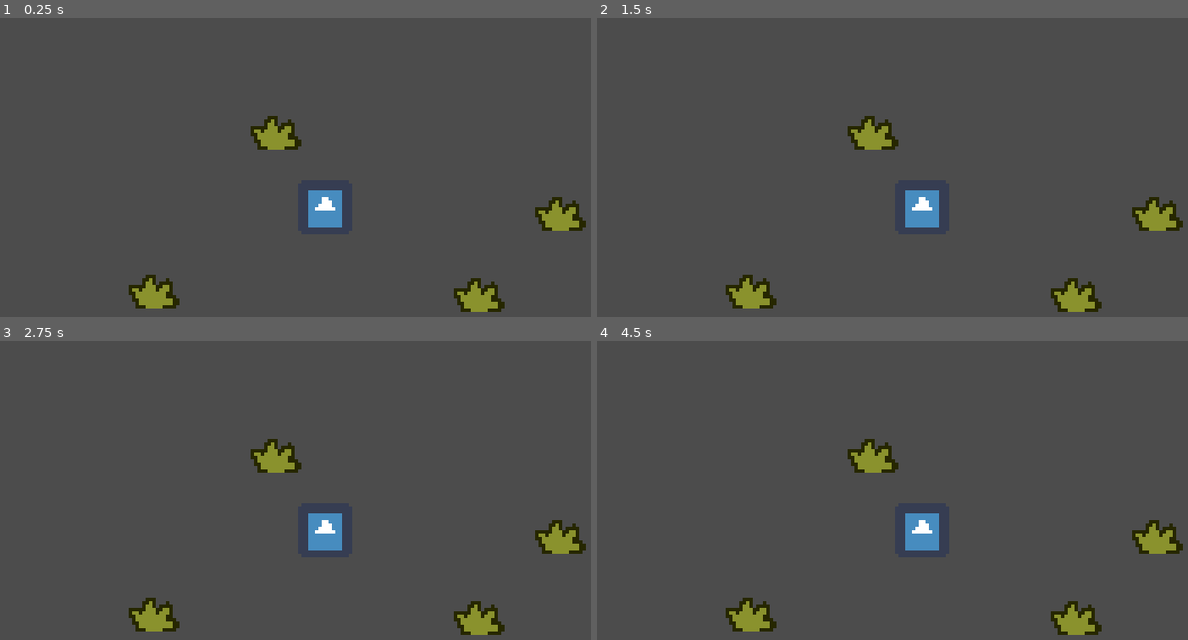
Above: before the commit, frames 1-4 (two rows, left to right).
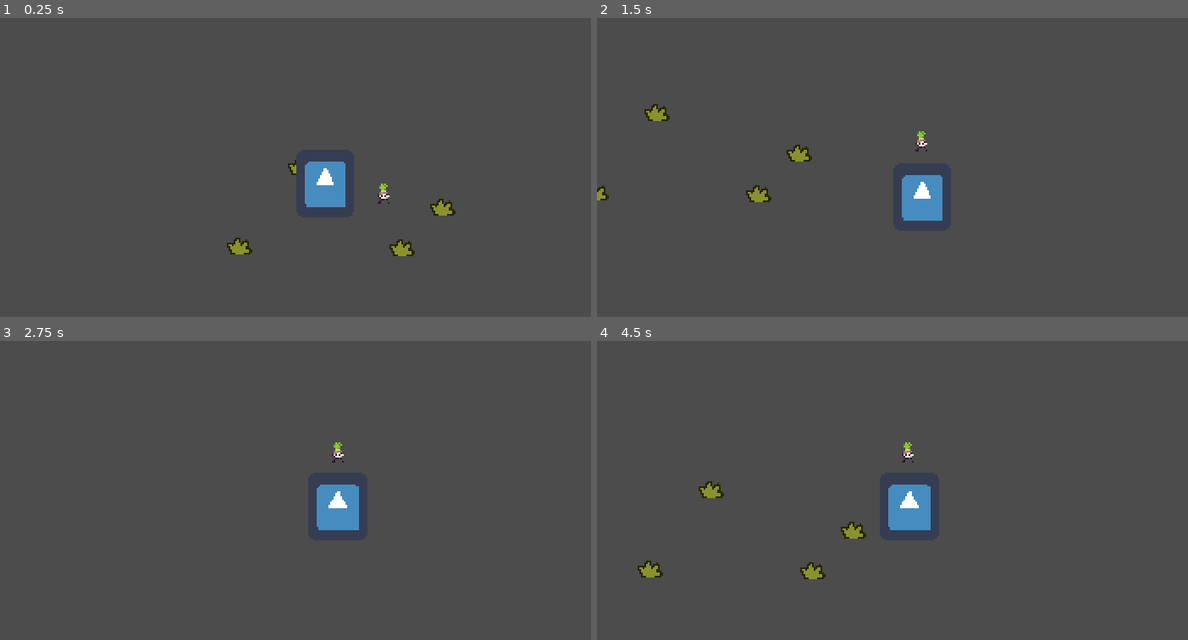
Above: after the commit, the same moments.

Repository: Pkdotts/Fertillery
Game: Godot game, scene res://Maps/Farm.tscn
Two runs of this game, one before a commit and one after it. Both use one fixed random seed, a clock stepped at 60 frames per second and the inputs below. The project has no main scene, so this scene is started directly. The engine's default icon, where the game draws it, is replaced by a stand-in: a white triangle on a blue panel in a dark square. Sound files missing from this copy of the repository are replaced by a short silence.
Inputs (mouse positions are in pixels of both pictures, inside the frame that each line leads up to):
- Up to frame 1 (0.25 s): no input
- Up to frame 2 (1.5 s): tap Enter at 0.5 s; move the mouse to (1063, 182) at 0.52 s; hold D (ui_right, bound only after the commit) 0.53-1.28 s; hold Shift (ui_shift, bound only after the commit) 0.53-1.28 s; move the mouse to (792, 218) at 1.27 s; hold S (ui_down, bound only after the commit) from 1.28 s (still down); tap Shift (ui_shift, bound only after the commit) at 1.35 s
- Up to frame 3 (2.75 s): move the mouse to (390, 442) at 2.02 s; release S (ui_down, bound only after the commit) at 2.03 s; hold D (ui_right, bound only after the commit) from 2.03 s (still down); hold Shift (ui_shift, bound only after the commit) from 2.03 s (still down)
- Up to frame 4 (4.5 s): tap Space at 2.75 s; move the mouse to (892, 595) at 2.77 s; release D (ui_right, bound only after the commit) at 2.78 s; release Shift (ui_shift, bound only after the commit) at 2.78 s; hold W (ui_up, bound only after the commit) 2.78-3.53 s; tap Shift (ui_shift, bound only after the commit) at 2.85, 4.35 s; tap Enter at 3.5 s; move the mouse to (1117, 577) at 3.52 s; hold Shift (ui_shift, bound only after the commit) 3.53-4.28 s; hold A (ui_left, bound only after the commit) from 3.53 s (still down); tap F4 (ui_winsize) at 4.15 s; move the mouse to (727, 469) at 4.27 s

The runs differ from the first frame. In frame 1, 4.6% of the frame differs, in the area x 21-100%, y 32-99%; in frame 2, 4.2%; in frame 3, 4.2%; in frame 4, 4.9%, in the area x 6-100%, y 32-99%.

Commit message:
added dash/carrying

Diff:
--- a/Maps/Farm.tscn
+++ b/Maps/Farm.tscn
@@ -1,8 +1,9 @@
-[gd_scene load_steps=4 format=2]
+[gd_scene load_steps=5 format=2]
 
 [ext_resource path="res://Nodes/Player.tscn" type="PackedScene" id=1]
 [ext_resource path="res://Nodes/Camera.tscn" type="PackedScene" id=2]
 [ext_resource path="res://Nodes/Decor/Shrub.tscn" type="PackedScene" id=3]
+[ext_resource path="res://Nodes/Turnip.tscn" type="PackedScene" id=4]
 
 [node name="Farm" type="Node2D"]
 
@@ -23,6 +24,9 @@
 [node name="Shrub4" parent="Objects" instance=ExtResource( 3 )]
 position = Vector2( 44, 24 )
 
+[node name="Turnip" parent="Objects" instance=ExtResource( 4 )]
+position = Vector2( 34, -7 )
+
 [node name="BG" type="Node2D" parent="."]
 
 [node name="Camera" parent="." instance=ExtResource( 2 )]
--- a/Nodes/Player.tscn
+++ b/Nodes/Player.tscn
@@ -4,22 +4,32 @@
 [ext_resource path="res://Scripts/Player.gd" type="Script" id=2]
 
 [sub_resource type="CapsuleShape2D" id=1]
-radius = 4.0
-height = 6.0
+radius = 9.0
+height = 14.0
 
 [node name="Player" type="KinematicBody2D"]
 script = ExtResource( 2 )
 
 [node name="Sprite" type="Sprite" parent="."]
-position = Vector2( 2.98023e-08, -8 )
-scale = Vector2( 0.238281, 0.253906 )
+position = Vector2( 0, -19.9375 )
+scale = Vector2( 0.541016, 0.626953 )
 texture = ExtResource( 1 )
 
 [node name="CollisionShape2D" type="CollisionShape2D" parent="."]
-position = Vector2( 0, -4 )
+position = Vector2( 0, -10 )
 rotation = 1.5708
 shape = SubResource( 1 )
 
 [node name="AnimationPlayer" type="AnimationPlayer" parent="."]
 
 [node name="AnimationTree" type="AnimationTree" parent="."]
+
+[node name="CarryPosition" type="Position2D" parent="."]
+position = Vector2( 0, -46 )
+
+[node name="Area2D" type="Area2D" parent="."]
+
+[node name="DashTimer" type="Timer" parent="."]
+one_shot = true
+
+[connection signal="timeout" from="DashTimer" to="." method="_on_DashTimer_timeout"]
--- /dev/null
+++ b/Nodes/Reticle.tscn
@@ -0,0 +1,10 @@
+[gd_scene load_steps=3 format=2]
+
+[ext_resource path="res://Sprites/Reticle.png" type="Texture" id=1]
+[ext_resource path="res://Scripts/Reticle.gd" type="Script" id=2]
+
+[node name="Reticle" type="Node2D"]
+script = ExtResource( 2 )
+
+[node name="Sprite" type="Sprite" parent="."]
+texture = ExtResource( 1 )
--- /dev/null
+++ b/Nodes/Turnip.tscn
@@ -0,0 +1,31 @@
+[gd_scene load_steps=5 format=2]
+
+[ext_resource path="res://Sprites/Turnip.png" type="Texture" id=1]
+[ext_resource path="res://Scripts/Turnip.gd" type="Script" id=2]
+
+[sub_resource type="RectangleShape2D" id=1]
+extents = Vector2( 14, 7 )
+
+[sub_resource type="RectangleShape2D" id=2]
+extents = Vector2( 15, 8 )
+
+[node name="Turnip" type="KinematicBody2D"]
+script = ExtResource( 2 )
+
+[node name="Sprite" type="Sprite" parent="."]
+position = Vector2( 1, -27 )
+texture = ExtResource( 1 )
+
+[node name="AnimationPlayer" type="AnimationPlayer" parent="."]
+
+[node name="CollisionShape2D" type="CollisionShape2D" parent="."]
+position = Vector2( 0, -7 )
+shape = SubResource( 1 )
+
+[node name="Hitbox" type="Area2D" parent="."]
+
+[node name="CollisionShape2D" type="CollisionShape2D" parent="Hitbox"]
+position = Vector2( 0, -7 )
+shape = SubResource( 2 )
+
+[connection signal="body_entered" from="Hitbox" to="." method="_on_Hitbox_body_entered"]
--- a/Scripts/Player.gd
+++ b/Scripts/Player.gd
@@ -1,23 +1,63 @@
 extends KinematicBody2D
 
-enum STATES {IDLE, WALKING, PAUSED}
+enum States {MOVING, DASHING, PAUSED}
+
+
 
 var direction = Vector2.ZERO
 var inputVector = Vector2.ZERO
-var speed = 4000
+var speed = 7000
+var dash_speed = 12000
 
-var state
+var carrying = false
+var state = States.MOVING
+
+onready var CarryPosition = $CarryPosition
+onready var DashTimer = $DashTimer
 
 # Called when the node enters the scene tree for the first time.
 func _ready():
-	pass # Replace with function body.
+	global.player = self
+
+
+func _input(event):
+	if event.is_action_pressed("ui_shift"):
+		start_dash()
 
 func _physics_process(delta):
+	match state:
+		States.MOVING:
+			move_state(delta)
+		States.DASHING:
+			dash_state(delta)
+
+
+func move_state(delta):
 	controls()
 	move_and_slide(inputVector * speed * delta)
+
+func dash_state(delta):
+	controls()
+	move_and_slide(direction * dash_speed * delta)
 
 func controls():
 	inputVector = controlsManager.get_controls_vector(false)
 	if inputVector != Vector2.ZERO:
 		print(inputVector)
 		direction = inputVector
+
+func start_dash():
+	DashTimer.start()
+	state = States.DASHING
+
+func start_carry():
+	carrying = true
+	uiManager.create_reticle()
+
+func stop_carry():
+	carrying = false
+
+
+func _on_DashTimer_timeout():
+	if state == States.DASHING:
+		state = States.MOVING
--- /dev/null
+++ b/Scripts/Reticle.gd
@@ -0,0 +1,4 @@
+extends Node2D
+
+func _process(delta):
+	position = get_global_mouse_position()
--- /dev/null
+++ b/Scripts/Turnip.gd
@@ -0,0 +1,45 @@
+extends KinematicBody2D
+
+export var size = 1
+
+enum States {IDLE, MOVING, HELD, THROWN}
+var state = States.IDLE
+
+func _ready():
+	set_size(size)
+
+func _physics_process(delta):
+	match state:
+		States.IDLE:
+			idle_state()
+		States.MOVING:
+			move_state()
+		States.HELD:
+			held_state()
+		States.THROWN:
+			thrown_state()
+
+func idle_state():
+	pass
+
+func move_state():
+	pass
+
+func held_state():
+	global_position = global.player.CarryPosition.global_position
+
+func thrown_state():
+	pass
+
+func set_state(newState):
+	state = newState
+
+func set_size(bigness):
+	bigness
+	if bigness == 1:
+		scale = scale * 0.25 * bigness
+
+
+func _on_Hitbox_body_entered(body):
+	if body == global.player and global.player.state == global.player.States.DASHING:
+		set_state(States.HELD)
--- a/Scripts/global/global.gd
+++ b/Scripts/global/global.gd
@@ -2,6 +2,9 @@
 
 
 var winSize = 1
+var winDim = Vector2(384, 216)
+var player = null
+
 
 func _ready():
 	increase_win_size(2)
@@ -15,9 +18,9 @@
 	var newWinSize = winSize + amount
 
 	if newWinSize < 1:
-		newWinSize = int(OS.get_screen_size().x / 320)
+		newWinSize = int(OS.get_screen_size().x / winDim.x)
 
-	if OS.get_screen_size() < Vector2(320 * newWinSize, 180 * newWinSize):
+	if OS.get_screen_size() < Vector2(winDim.x * newWinSize, winDim.y * newWinSize):
 		newWinSize = 1
 
 	set_win_size(newWinSize)
@@ -31,7 +34,7 @@
 
 	if not fullscreen:
 		var oldSize = OS.window_size
-		var newSize = Vector2(320 * newSizeNum, 180 * newSizeNum)
+		var newSize = Vector2(winDim.x * newSizeNum, winDim.y * newSizeNum)
 		winSize = newSizeNum
 		if newSize != oldSize:
 			OS.window_borderless = false
--- /dev/null
+++ b/Scripts/global/uiManager.gd
@@ -0,0 +1,10 @@
+extends Node
+
+var reticleNode = preload("res://Nodes/Reticle.tscn")
+
+var reticle = null
+
+func create_reticle():
+	var newReticle = reticleNode.instance()
+	global.player.get_parent().add_child(newReticle)
+	reticle = newReticle
--- a/project.godot
+++ b/project.godot
@@ -19,6 +19,7 @@
 controlsManager="*res://Scripts/global/controlsManager.tscn"
 Slowmo="*res://Scripts/global/Slowmo.tscn"
 global="*res://Scripts/global/global.gd"
+uiManager="*res://Scripts/global/uiManager.gd"
 
 [display]
 
@@ -26,7 +27,6 @@
 window/size/height=216
 window/stretch/mode="viewport"
 window/stretch/aspect="keep"
-window/stretch/shrink=2.0
 
 [global]
 
@@ -63,6 +63,30 @@
 "events": [ Object(InputEventKey,"resource_local_to_scene":false,"resource_name":"","device":0,"alt":false,"shift":false,"control":false,"meta":false,"command":false,"pressed":false,"scancode":0,"physical_scancode":90,"unicode":0,"echo":false,"script":null)
  ]
 }
+ui_left={
+"deadzone": 0.5,
+"events": [ Object(InputEventJoypadButton,"resource_local_to_scene":false,"resource_name":"","device":0,"button_index":14,"pressure":0.0,"pressed":false,"script":null)
+, Object(InputEventKey,"resource_local_to_scene":false,"resource_name":"","device":0,"alt":false,"shift":false,"control":false,"meta":false,"command":false,"pressed":false,"scancode":0,"physical_scancode":65,"unicode":0,"echo":false,"script":null)
+ ]
+}
+ui_right={
+"deadzone": 0.5,
+"events": [ Object(InputEventJoypadButton,"resource_local_to_scene":false,"resource_name":"","device":0,"button_index":15,"pressure":0.0,"pressed":false,"script":null)
+, Object(InputEventKey,"resource_local_to_scene":false,"resource_name":"","device":0,"alt":false,"shift":false,"control":false,"meta":false,"command":false,"pressed":false,"scancode":0,"physical_scancode":68,"unicode":0,"echo":false,"script":null)
+ ]
+}
+ui_up={
+"deadzone": 0.5,
+"events": [ Object(InputEventJoypadButton,"resource_local_to_scene":false,"resource_name":"","device":0,"button_index":12,"pressure":0.0,"pressed":false,"script":null)
+, Object(InputEventKey,"resource_local_to_scene":false,"resource_name":"","device":0,"alt":false,"shift":false,"control":false,"meta":false,"command":false,"pressed":false,"scancode":0,"physical_scancode":87,"unicode":0,"echo":false,"script":null)
+ ]
+}
+ui_down={
+"deadzone": 0.5,
+"events": [ Object(InputEventJoypadButton,"resource_local_to_scene":false,"resource_name":"","device":0,"button_index":13,"pressure":0.0,"pressed":false,"script":null)
+, Object(InputEventKey,"resource_local_to_scene":false,"resource_name":"","device":0,"alt":false,"shift":false,"control":false,"meta":false,"command":false,"pressed":false,"scancode":0,"physical_scancode":83,"unicode":0,"echo":false,"script":null)
+ ]
+}
 ui_lstick_up={
 "deadzone": 0.5,
 "events": [ Object(InputEventJoypadMotion,"resource_local_to_scene":false,"resource_name":"","device":0,"axis":1,"axis_value":-1.0,"script":null)
@@ -88,6 +112,11 @@
 "events": [ Object(InputEventKey,"resource_local_to_scene":false,"resource_name":"","device":0,"alt":false,"shift":false,"control":false,"meta":false,"command":false,"pressed":false,"scancode":0,"physical_scancode":16777247,"unicode":0,"echo":false,"script":null)
  ]
 }
+ui_shift={
+"deadzone": 0.5,
+"events": [ Object(InputEventKey,"resource_local_to_scene":false,"resource_name":"","device":0,"alt":false,"shift":false,"control":false,"meta":false,"command":false,"pressed":false,"scancode":0,"physical_scancode":16777237,"unicode":0,"echo":false,"script":null)
+ ]
+}
 
 [physics]
 
@@ -96,6 +125,7 @@
 [rendering]
 
 quality/driver/driver_name="GLES2"
+2d/snapping/use_gpu_pixel_snap=true
 vram_compression/import_etc=true
 vram_compression/import_etc2=false
 environment/default_environment="res://default_env.tres"
Binary file added: Sprites/Reticle.png
Not shown, added: Sprites/Reticle.png.import
